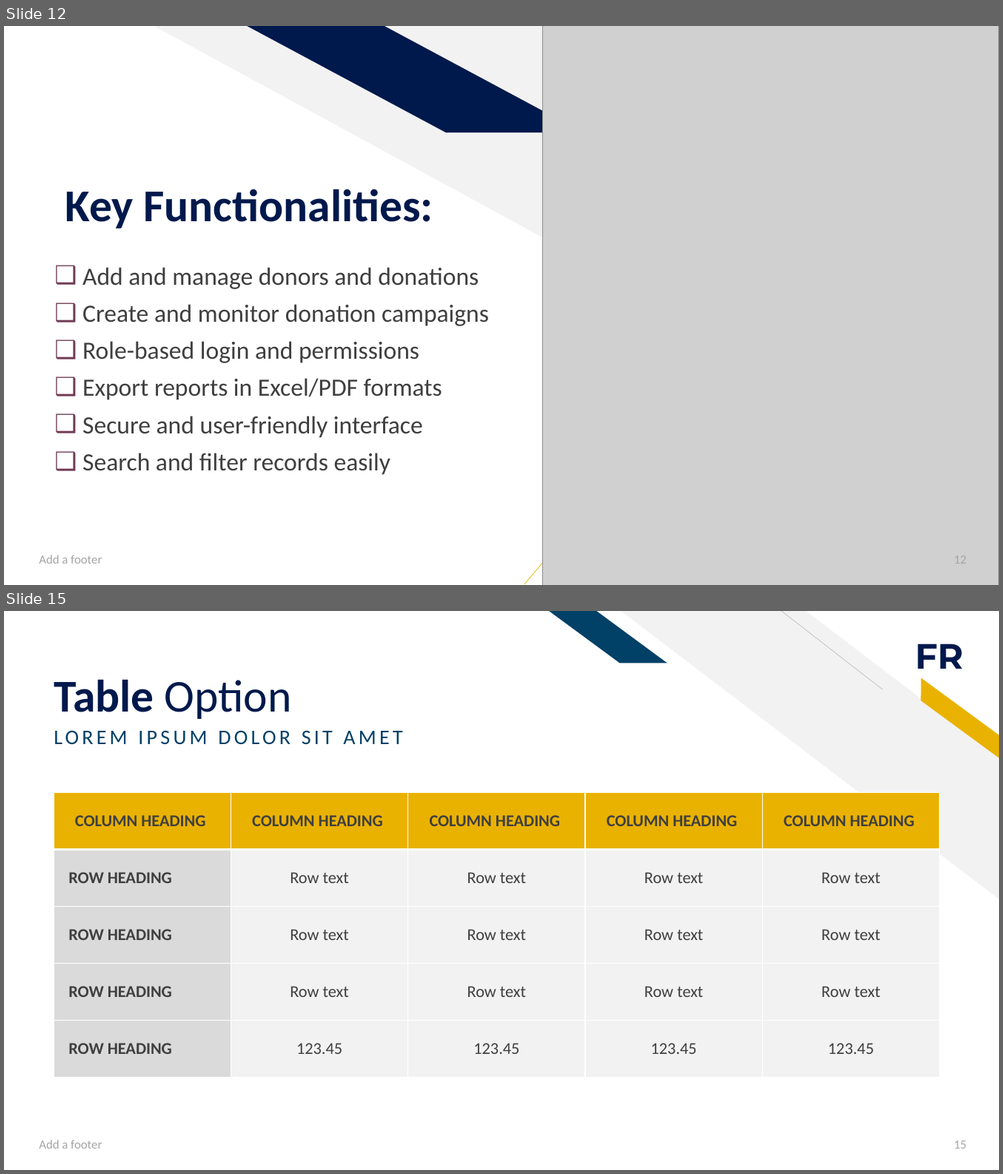
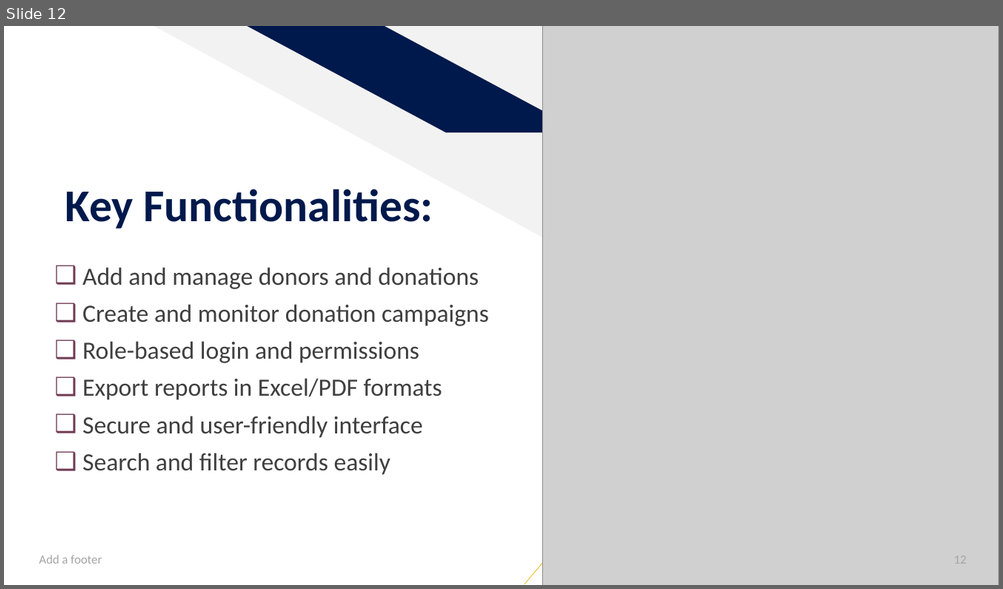
Before and after one commit to SharminAkter13/php_project, a slide deck: Donation Management System.pptx. Shown one above the other, each under a label of ours: slides 12 and 15 before the commit, slide 12 after it; the slides between them are not shown. The pictures are 1003x1174 and 1003x589 pixels, drawn with LibreOffice and Linux fonts; fonts in the diff are those of the drawing; grey boxes stand for pictures. Boxes give left, top, right and bottom in pixels: in the first picture for what was removed or moved away, otherwise in the second. Text is boxed around its words. In the diff, an @@ line names an element or a change of style, - is before the commit and + after.

```diff
--- a/Donation Management System.pptx
+++ b/Donation Management System.pptx
@@ slide 15 removed at (4,611,999,1170), background #FFFFFF @@
@@ parallelogram removed at (549,611,667,664) @@
@@ diag stripe removed at (621,611,999,900) @@
@@ line removed from (883, 689) to (782, 611) @@
@@ text removed at (915,644,963,669) @@
-FR
@@ title removed at (54,679,292,719) @@
-Table Option
@@ parallelogram removed at (910,678,999,758) @@
@@ text removed at (54,730,402,745) @@
-LOREM IPSUM DOLOR SIT AMET
@@ table removed at (54,793,938,1078), 5 rows, 5 columns @@
-COLUMN HEADING | COLUMN HEADING | COLUMN HEADING | COLUMN HEADING | COLUMN HEADING
-ROW HEADING | Row text | Row text | Row text | Row text
-ROW HEADING | Row text | Row text | Row text | Row text
-ROW HEADING | Row text | Row text | Row text | Row text
-ROW HEADING | 123.45 | 123.45 | 123.45 | 123.45
@@ text removed at (39,1140,102,1149) @@
-Add a footer
@@ page number removed at (953,1141,966,1149) @@
-15
```
Also in this commit, not shown: 2 slides changed, 7 slides added, 3 other slides removed, 6 other files.
